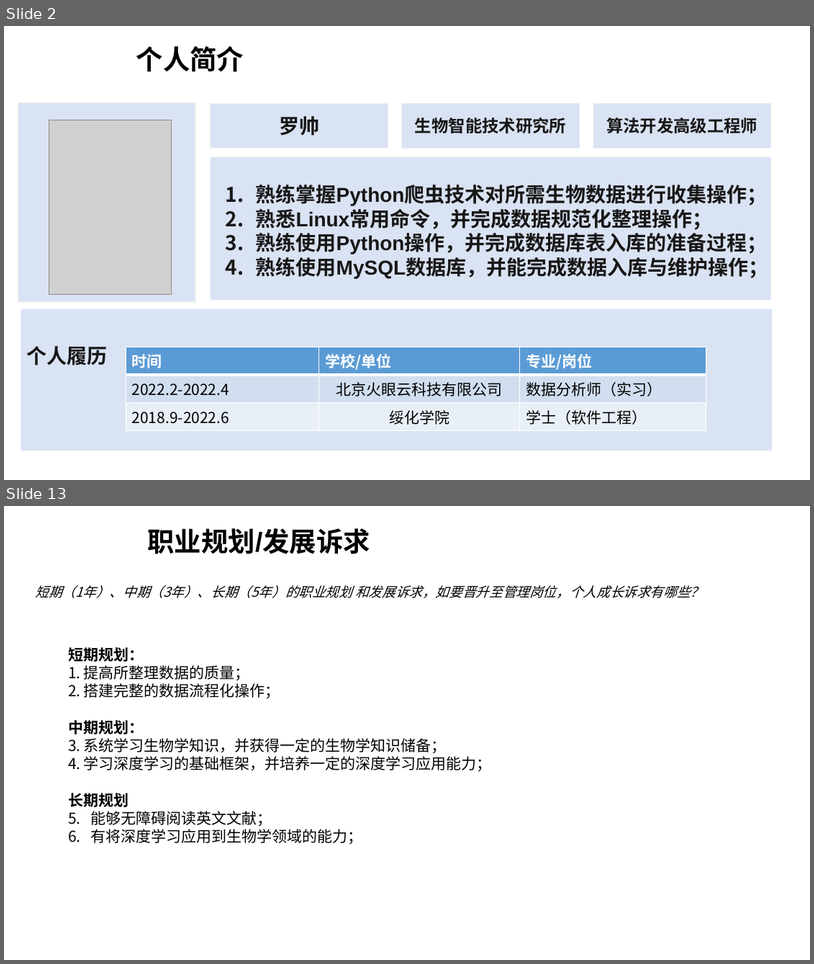
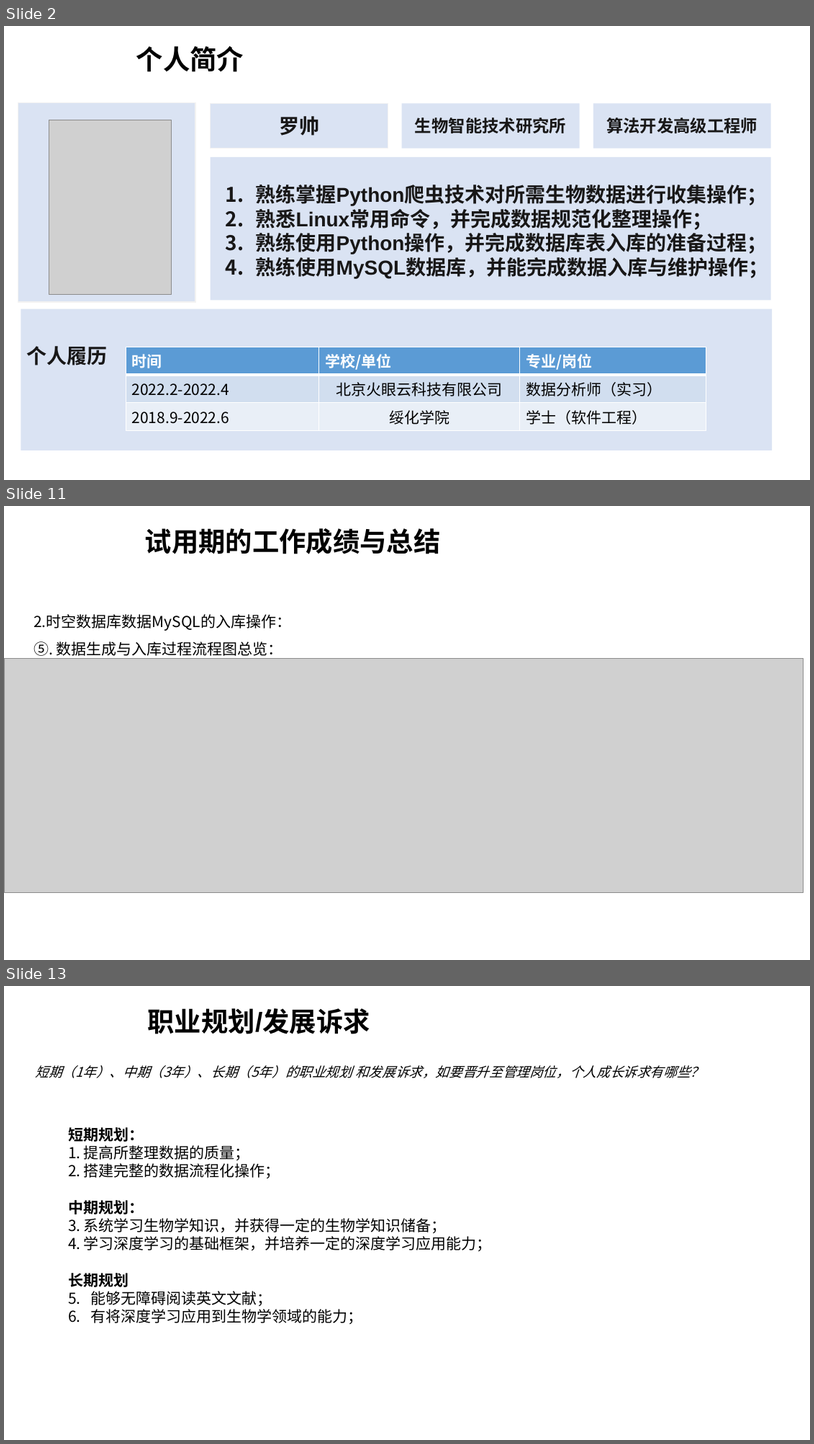
Before and after one commit to duolaxiaoshuai/first_work, a slide deck: Work_documents/罗帅_时空数据库数据整理及入库.pptx. Shown one above the other, each under a label of ours: slides 2 and 13 before the commit, slides 2, 11 and 13 after it; the slides between them are not shown. The pictures are 814x964 and 814x1444 pixels, drawn with LibreOffice and Linux fonts; fonts in the diff are those of the drawing; grey boxes stand for pictures; background and template pictures are left out. Boxes give left, top, right and bottom in pixels: in the first picture for what was removed or moved away, otherwise in the second. Text is boxed around its words. In the diff, an @@ line names an element or a change of style, - is before the commit and + after.

```diff
--- a/Work_documents/罗帅_时空数据库数据整理及入库.pptx
+++ b/Work_documents/罗帅_时空数据库数据整理及入库.pptx
@@ slide 11 added at (4, 506, 810, 960), background picture (left out) @@
@@ text added at (145, 528, 441, 554), 32 pt, text #000000, bold @@
+试用期的工作成绩与总结
@@ text added at (34, 614, 291, 656), 18 pt, text #000000 @@
+2.时空数据库数据MySQL的入库操作：
+⑤. 数据生成与入库过程流程图总览：
@@ picture added at (4, 659, 804, 892) @@
```
Also in this commit, not shown: 5 slides changed, 4 other slides added, 5 slides removed.
